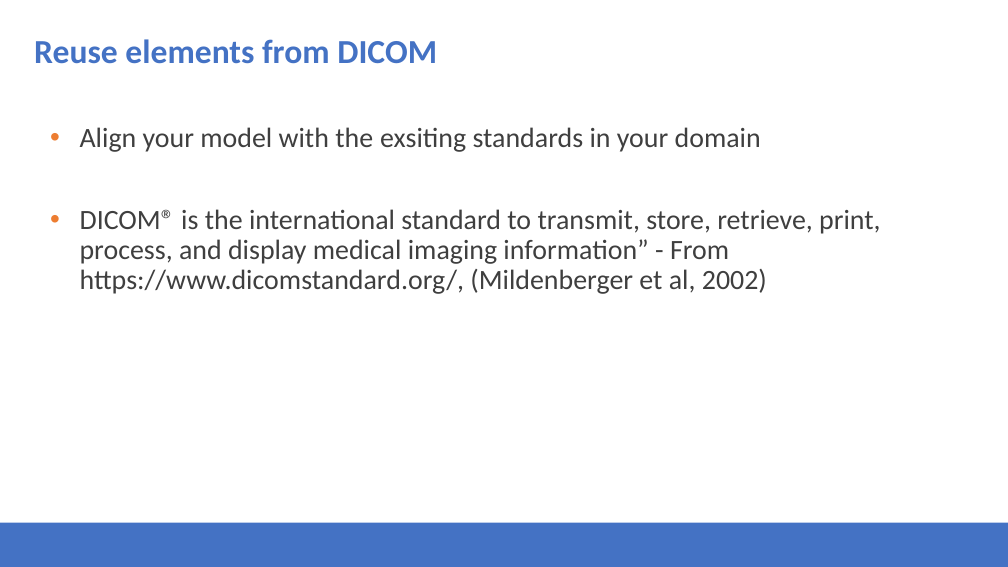
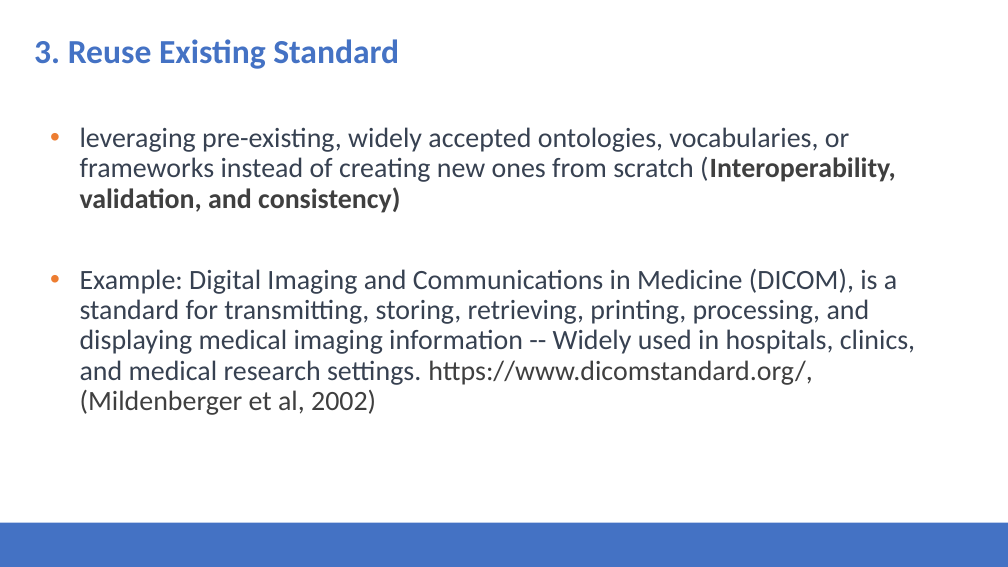
Before and after one commit to Health-RI/health-ri-metadata, a slide deck: slide 18 of Presentations/31082023HRI_Metadata_Schema_ImagingGroup_KickOff.pptx (slide 20 before the commit). Drawn at 1008x567 pixels with LibreOffice and Linux fonts; fonts in the diff are those of the drawing; background and template pictures are left out. Boxes give left, top, right and bottom in pixels: in the first picture for what was removed or moved away, otherwise in the second. Text is boxed around its words. In the diff, an @@ line names an element or a change of style, - is before the commit and + after.

Commit message:
update

```diff
--- a/Presentations/31082023HRI_Metadata_Schema_ImagingGroup_KickOff.pptx
+++ b/Presentations/31082023HRI_Metadata_Schema_ImagingGroup_KickOff.pptx
@@ title at (34, 39, 399, 69): text changed @@
-Reuse elements from DICOM
+3. Reuse Existing Standard
@@ text at (80, 127, 915, 415): text changed; text colour #3F3F3F to #374151 @@
-• Align your model with the exsiting standards in your domain
-• DICOM® is the international standard to transmit, store, retrieve, print, process, and display medical imaging information” - From https://www.dicomstandard.org/, (Mildenberger et al, 2002)
+• leveraging pre-existing, widely accepted ontologies, vocabularies, or frameworks instead of creating new ones from scratch (Interoperability, validation, and consistency)
+• Example: Digital Imaging and Communications in Medicine (DICOM), is a standard for transmitting, storing, retrieving, printing, processing, and displaying medical imaging information -- Widely used in hospitals, clinics, and medical research settings. https://www.dicomstandard.org/, (Mildenberger et al, 2002)
```
Also in this commit, not shown: 13 other slides changed, 3 slides added, 5 slides removed.
